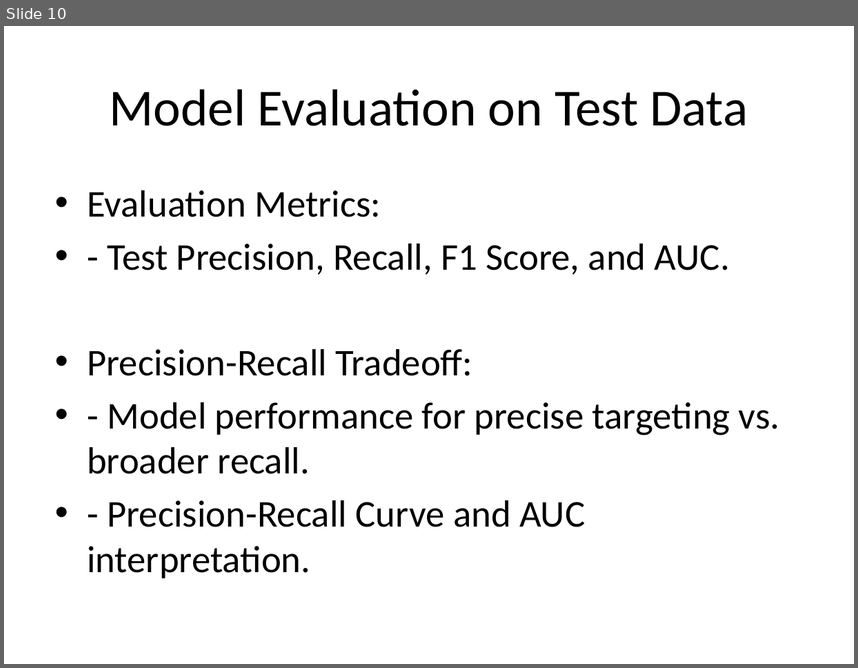
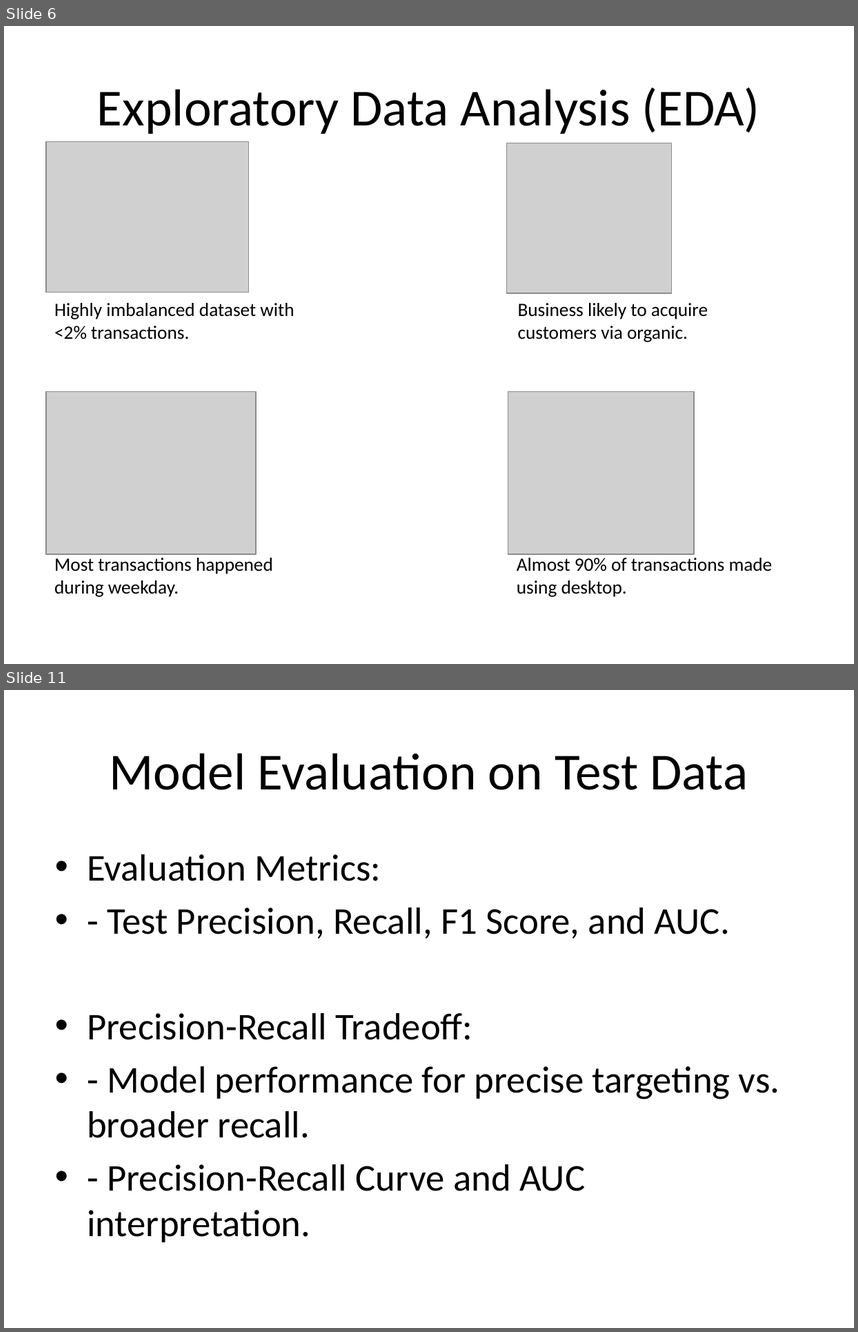
Before and after one commit to wfgoh/modules, a slide deck: presentation.pptx. Shown one above the other, each under a label of ours: slide 10 before the commit, slides 6 and 11 after it; the slides between them are not shown. The pictures are 858x668 and 858x1332 pixels, drawn with LibreOffice and Linux fonts; fonts in the diff are those of the drawing; grey boxes stand for pictures. Boxes give left, top, right and bottom in pixels: in the first picture for what was removed or moved away, otherwise in the second. Text is boxed around its words. In the diff, an @@ line names an element or a change of style, - is before the commit and + after.

```diff
--- a/presentation.pptx
+++ b/presentation.pptx
@@ slide 6 added at (x1=4, y1=26, x2=854, y2=664), background #FFFFFF @@
@@ title added at (x1=97, y1=87, x2=760, y2=134), 44 pt, text #000000 @@
+Exploratory Data Analysis (EDA)
@@ picture added at (x1=47, y1=142, x2=249, y2=292) @@
@@ picture added at (x1=506, y1=143, x2=671, y2=293) @@
@@ text added at (x1=54, y1=303, x2=294, y2=339), 16 pt, text #000000 @@
+Highly imbalanced dataset with <2% transactions.
@@ text added at (x1=518, y1=303, x2=708, y2=342), 16 pt, text #000000 @@
+Business likely to acquire customers via organic.
@@ picture added at (x1=47, y1=392, x2=257, y2=554) @@
@@ picture added at (x1=508, y1=392, x2=693, y2=554) @@
@@ text added at (x1=54, y1=557, x2=273, y2=597), 16 pt, text #000000 @@
+Most transactions happened during weekday.
@@ text added at (x1=517, y1=557, x2=773, y2=597), 16 pt, text #000000 @@
+Almost 90% of transactions made using desktop.
@@ what was slide 10 is now slide 11 @@
```
Also in this commit, not shown: 10 slides changed, 1 slide removed.
